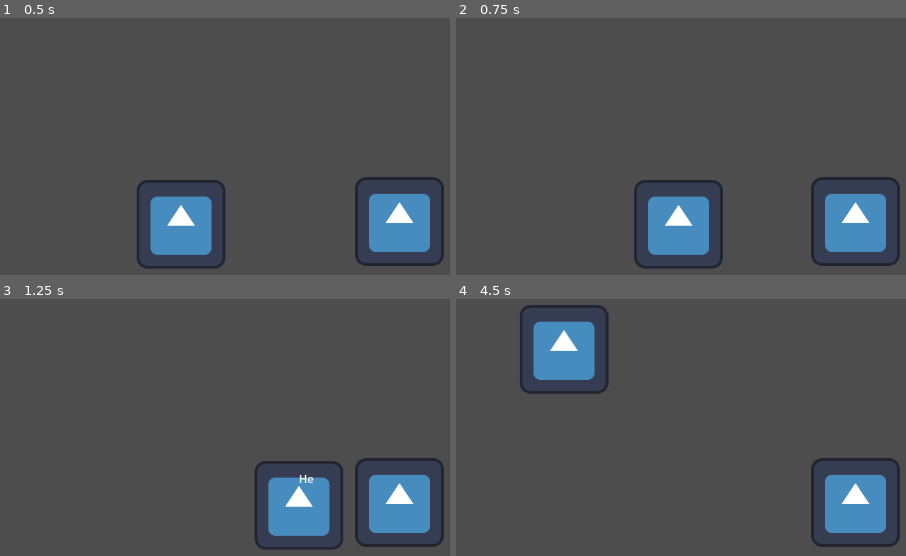
Above: before the commit, frames 1-4 (two rows, left to right).
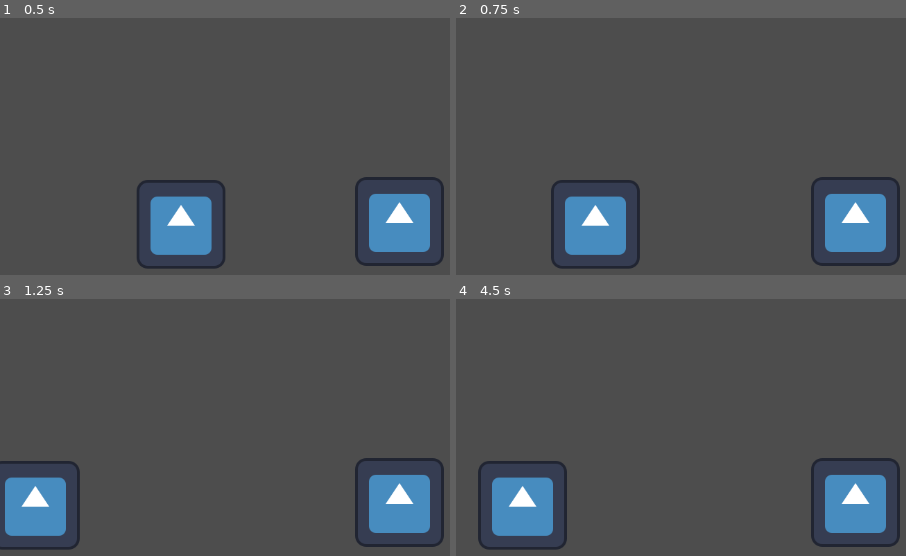
Above: after the commit, the same moments.

Repository: AlexReidNZ/Into-The-Pixie-Kingdom
Game: Godot game, scene res://Scenes/main.tscn
The game is run twice, just before and just after one commit, with the same random seed, the same clock (stepped at 60 frames per second) and the same inputs. The engine's default icon, where the game draws it, is replaced by a stand-in: a white triangle on a blue panel in a dark square.
Inputs:
- Up to frame 1 (0.5 s): no input
- Up to frame 2 (0.75 s): tap Enter (ui_accept) at 0.5 s; hold Right (ui_right) from 0.53 s (still down); hold Space (ui_select) from 0.53 s (still down)
- Up to frame 3 (1.25 s): keep holding Right (ui_right); keep holding Space (ui_select); tap Enter (ui_accept) at 0.77, 0.8, 1.07 s
- Up to frame 4 (4.5 s): release Right (ui_right) at 1.28 s; release Space (ui_select) at 1.28 s; hold Down (ui_down) 1.28-2.03 s; tap Enter (ui_accept) at 1.35, 1.52, 1.82, 2.3, 2.75, 3.02, 3.32 s; tap Space (ui_select) at 1.55, 2.85, 4.35 s; hold Right (ui_right) 2.03-2.78 s; hold Space (ui_select) 2.03-2.78 s; hold Up (ui_up) 2.78-3.53 s; hold Enter (ui_accept) 3.53-4.28 s; hold Left (ui_left) from 3.53 s (still down)

Frame 1 is identical in both runs. In frame 2, 7.8% of the frame differs, in the area x 21-60%, y 63-98%; in frame 3, 7.7%; in frame 4, 8.0%, in the area x 4-34%, y 2-98%.

Commit message:
feat: Adding limiter so it can not exspand past x amount of lines

Diff:
--- a/Scenes/dialog_bubble.tscn
+++ b/Scenes/dialog_bubble.tscn
@@ -13,20 +13,19 @@
 grow_horizontal = 2
 script = ExtResource("1_7cttl")
 
-[node name="RichTextLabel" type="RichTextLabel" parent="."]
+[node name="Timer" type="Timer" parent="."]
+wait_time = 0.05
+
+[node name="Panel" type="Panel" parent="."]
+layout_mode = 0
+offset_right = 98.0
+offset_bottom = 72.0
+
+[node name="RichTextLabel" type="RichTextLabel" parent="Panel"]
 layout_mode = 1
-anchors_preset = 8
-anchor_left = 0.5
-anchor_top = 0.5
-anchor_right = 0.5
-anchor_bottom = 0.5
-offset_left = -20.0
-offset_top = -20.0
-offset_right = 20.0
-offset_bottom = 20.0
+anchors_preset = 15
+anchor_right = 1.0
+anchor_bottom = 1.0
 grow_horizontal = 2
 grow_vertical = 2
 fit_content = true
-
-[node name="Timer" type="Timer" parent="."]
-wait_time = 0.05
--- /dev/null
+++ b/Scenes/npc_body.gd
@@ -0,0 +1,23 @@
+extends CharacterBody2D
+
+@onready var dialog_bubble = get_tree().root.get_node("Main/DialogBubble")
+var player_in_range = false
+
+func _ready():
+	$Area2D.body_entered.connect(_on_body_entered)
+	$Area2D.body_exited.connect(_on_body_exited)
+
+func _on_body_entered(body):
+	if body.is_in_group("Player"):
+		player_in_range = true
+
+func _on_body_exited(body):
+	if body.is_in_group("Player"):
+		player_in_range = false
+
+func _process(_delta):
+	if player_in_range and Input.is_action_just_pressed("ui_accept"):
+		# Use the NPC's name as an identifier to fetch dialog lines from the DialogDatabase
+		var npc_id = name
+		var lines = DialogDatabase.get_dialog(npc_id)
+		dialog_bubble.show_dialog(lines, self)
--- a/Scenes/npc_body.tscn
+++ b/Scenes/npc_body.tscn
@@ -1,6 +1,6 @@
 [gd_scene load_steps=5 format=3 uid="uid://bwi0bf6srol7t"]
 
-[ext_resource type="Script" path="res://Scenes/npc.gd" id="1_2467h"]
+[ext_resource type="Script" path="res://Scripts/npc.gd" id="1_2467h"]
 [ext_resource type="Texture2D" uid="uid://ca56kg7jr5m0y" path="res://Sprites/icon.svg" id="1_k487h"]
 
 [sub_resource type="CircleShape2D" id="CircleShape2D_b06dh"]
--- a/Scripts/dialog_bubble.gd
+++ b/Scripts/dialog_bubble.gd
@@ -1,6 +1,7 @@
 extends Control
 
 @export var text_speed: float = 0.05
+@export var max_lines: int = 3
 
 var dialog_lines: Array = []
 var line_index: int = 0
@@ -11,7 +12,7 @@
 var char_index: int = 0
 var current_speaker_node: Node2D = null
 
-@onready var text_label: RichTextLabel = $RichTextLabel
+@onready var text_label: RichTextLabel = $Panel/RichTextLabel
 @onready var timer: Timer = $Timer
 
 func _ready() -> void:
@@ -44,7 +45,7 @@
 
 	current_speaker_node = get_speaker_node(speaker_name)
 	if current_speaker_node:
-		global_position = current_speaker_node.global_position + Vector2(0, -50)
+		global_position = current_speaker_node.global_position + Vector2(20, -180)
 		print("=== DIALOG DEBUG ===")
 		print("Line index:", line_index)
 		print("Speaker:", speaker_name)
@@ -61,6 +62,15 @@
 	if char_index < full_text.length():
 		text_label.text += full_text[char_index]
 		char_index += 1
+
+		# Check if adding this character causes the text to exceed our max_lines limit.
+		if text_label.get_line_count() > max_lines:
+			# Remove the overflowing character.
+			text_label.text = text_label.text.substr(0, text_label.text.length() - 1)
+			char_index -= 1
+			# Pause typing until the player confirms to continue.
+			is_typing = false
+			timer.stop()
 	else:
 		is_typing = false
 		timer.stop()
@@ -71,15 +81,24 @@
 
 	if event.is_action_pressed("ui_accept") or event.is_action_pressed("ui_select"):
 		if is_typing:
+			# Fast-forward: finish current text immediately.
 			timer.stop()
 			is_typing = false
 			text_label.text = full_text
 		else:
-			line_index += 1
-			if line_index < dialog_lines.size():
-				_start_new_line()
+			# If there's still text left that wasn't shown due to pagination, resume typing.
+			if char_index < full_text.length():
+				# Clear the current page and resume typing the remaining text.
+				text_label.text = ""
+				is_typing = true
+				timer.start()
 			else:
-				_end_dialog()
+				# The current line is complete, move on to the next one.
+				line_index += 1
+				if line_index < dialog_lines.size():
+					_start_new_line()
+				else:
+					_end_dialog()
 
 func _end_dialog() -> void:
 	dialog_active = false
--- a/Scripts/player_body.gd
+++ b/Scripts/player_body.gd
@@ -7,8 +7,8 @@
 func _physics_process(_delta: float) -> void:
 	var direction := Vector2.ZERO
 
-	direction.x = Input.get_axis("ui_right", "ui_left")
-	direction.y = Input.get_axis("ui_down", "ui_up")
+	direction.x = Input.get_axis("ui_left", "ui_right")
+	direction.y = Input.get_axis("ui_up", "ui_down")
 
 	if direction != Vector2.ZERO:
 		direction = direction.normalized()
Renamed: Scenes/npc.gd -> Scripts/npc.gd
